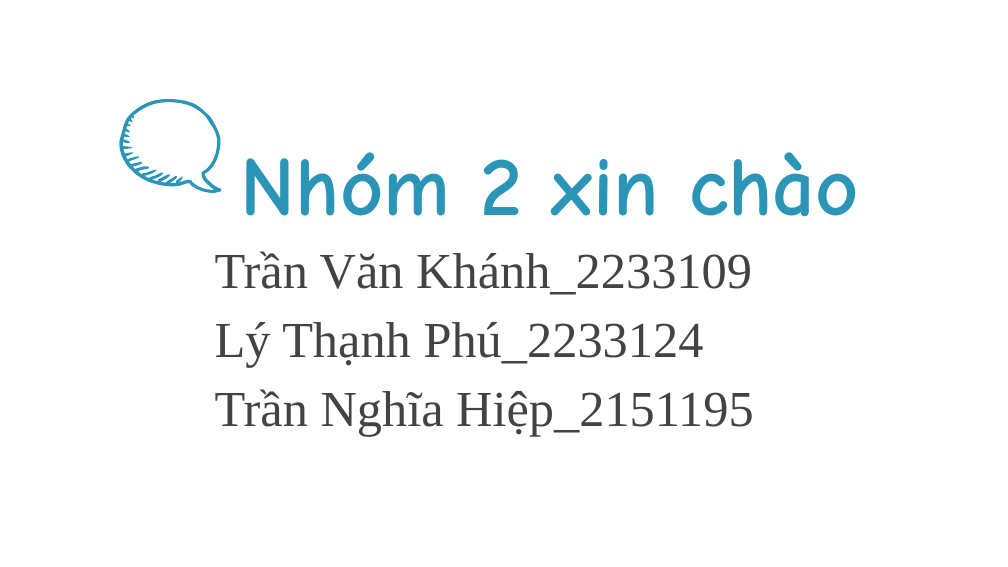
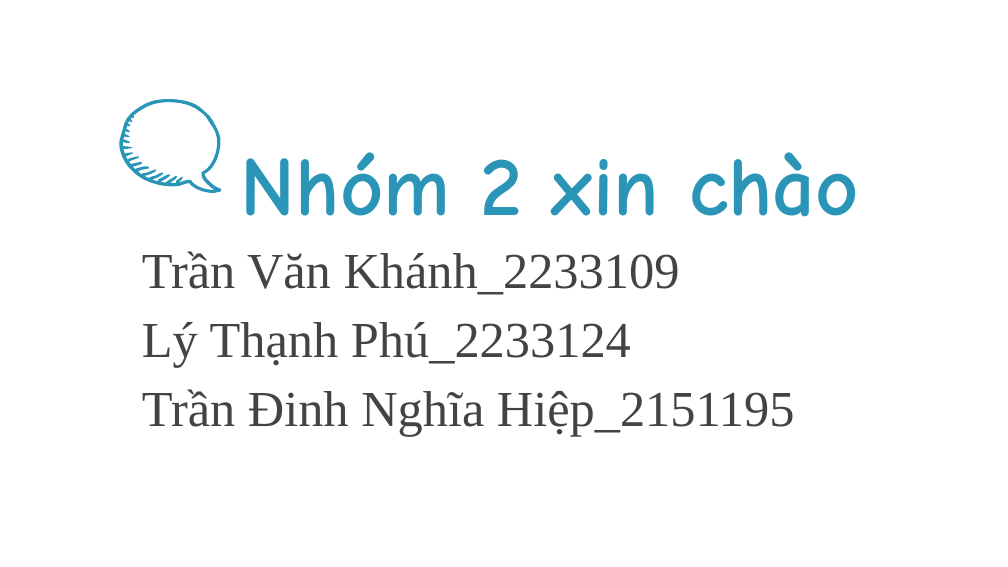
Before and after one commit to fantasi960720/Smart-Plug-Requirements, a slide deck: slide 2 of BTL_HTN.pptx. Drawn at 1008x567 pixels with LibreOffice and Linux fonts; fonts in the diff are those of the drawing; background and template pictures are left out. Boxes give left, top, right and bottom in pixels: in the first picture for what was removed or moved away, otherwise in the second. Text is boxed around its words. In the diff, an @@ line names an element or a change of style, - is before the commit and + after.

```diff
--- a/BTL_HTN.pptx
+++ b/BTL_HTN.pptx
@@ text "Trần Văn Khánh_2233109": place and size @@
-text "Trần Văn Khánh_2233109" at (215,251,754,437)
+text "Trần Văn Khánh_2233109" at (142,251,795,437)
@@ text at (142,389,795,437): text changed @@
-Trần Nghĩa Hiệp_2151195
+Trần Đinh Nghĩa Hiệp_2151195
```
Also in this commit, not shown: 1 other slide changed, 1 other file.
